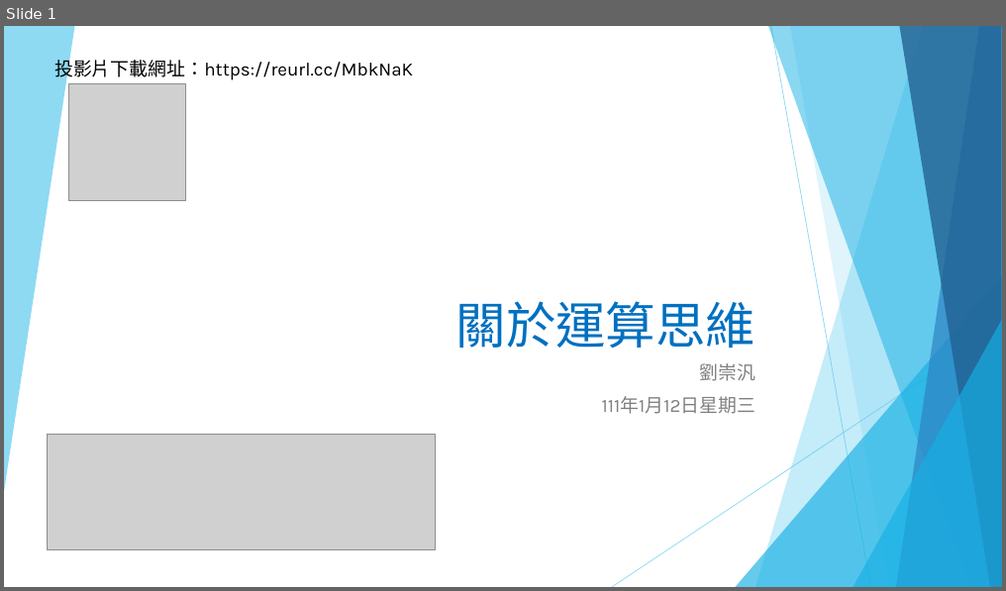
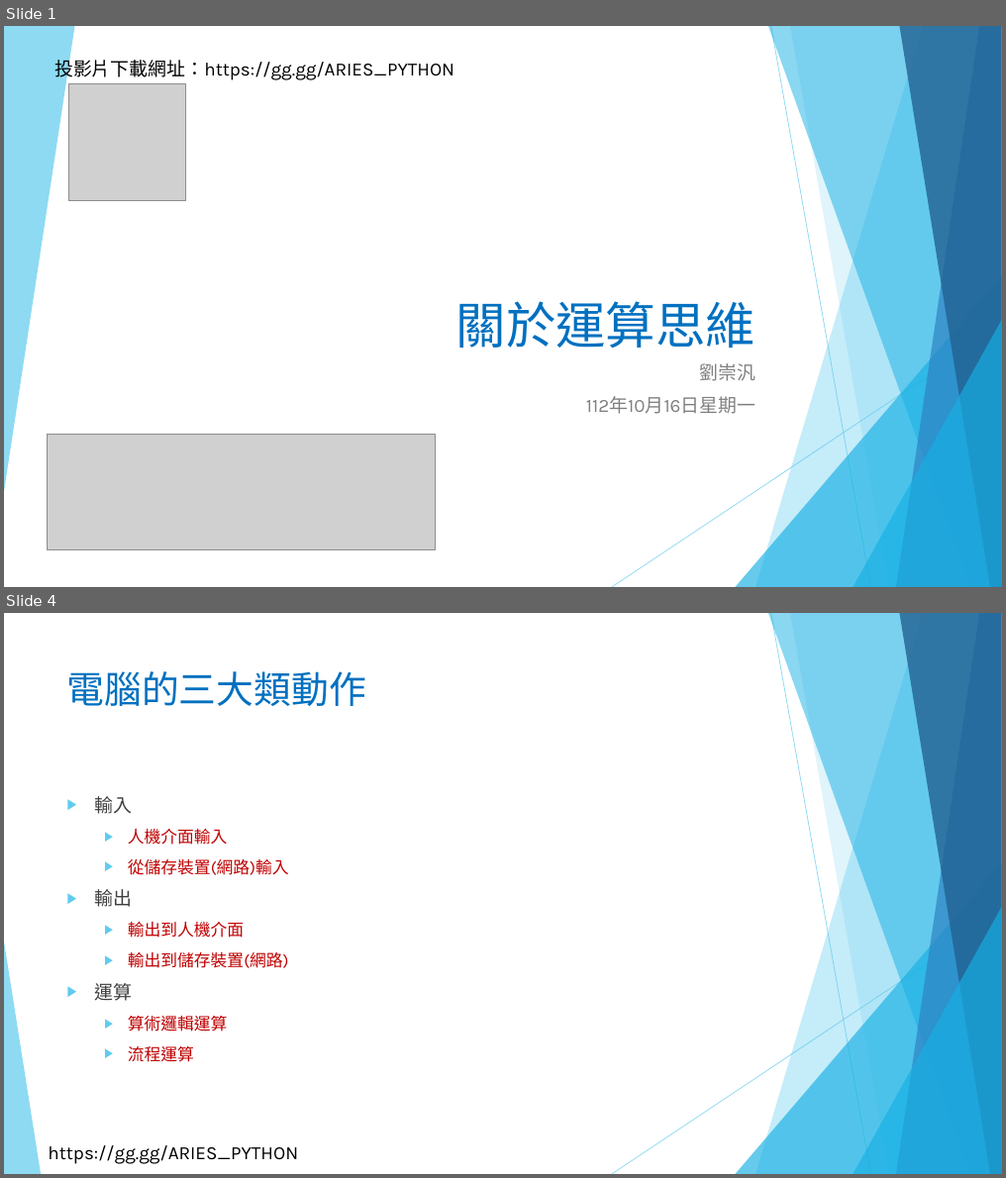
Before and after one commit to liulawsi/My_PPTs, a slide deck: LCC/Python/02_關於運算思維.pptx. Shown one above the other, each under a label of ours: slide 1 before the commit, slides 1 and 4 after it; the slides between them are not shown. The pictures are 1006x591 and 1006x1178 pixels, drawn with LibreOffice and Linux fonts; fonts in the diff are those of the drawing; grey boxes stand for pictures; background and template pictures are left out. Boxes give left, top, right and bottom in pixels: in the first picture for what was removed or moved away, otherwise in the second. Text is boxed around its words. In the diff, an @@ line names an element or a change of style, - is before the commit and + after.

```diff
--- a/LCC/Python/02_關於運算思維.pptx
+++ b/LCC/Python/02_關於運算思維.pptx
@@ slide 4 added at <box>4,613,1002,1174</box>, background #FFFFFF; not listed: 9 template elements that a slide beside it also shows @@
@@ title added at <box>67,671,366,706</box>, 36 pt, text #0070C0 @@
+電腦的三大類動作
@@ text added at <box>95,796,289,1062</box>, 16 pt, text #C00000 @@
+▶ 輸入
+  ▶ 人機介面輸入
+  ▶ 從儲存裝置(網路)輸入
+▶ 輸出
+  ▶ 輸出到人機介面
+  ▶ 輸出到儲存裝置(網路)
+▶ 運算
+  ▶ 算術邏輯運算
+  ▶ 流程運算
@@ triangle added at <box>4,942,41,1174</box>, fill #5FCBEF at 70% opacity @@
@@ text added at <box>48,1146,298,1164</box>, 18 pt, text #000000 @@
+https://gg.gg/ARIES_PYTHON
@@ slide 1 changed as well @@
@@ text at <box>54,57,454,81</box>: text changed @@
-投影片下載網址：https://reurl.cc/MbkNaK
+投影片下載網址：https://gg.gg/ARIES_PYTHON
@@ subtitle at <box>586,396,755,414</box>: text changed @@
-111年1月12日星期三
+112年10月16日星期一
```
Also in this commit, not shown: 13 other slides changed, 2 other slides added, 15 other files.
